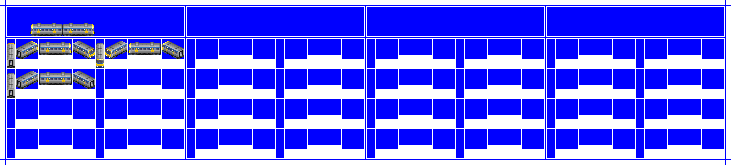
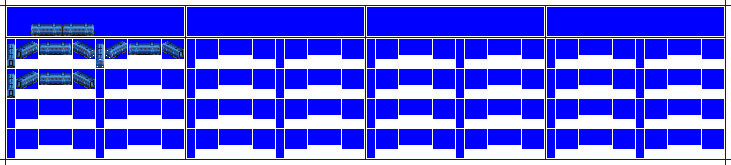
The second (731, 165) image is a revision of the first. Changes to its layers:
hid "Liv1" over [7, 23, 184, 96]
showed "CC1" over [7, 23, 184, 96]